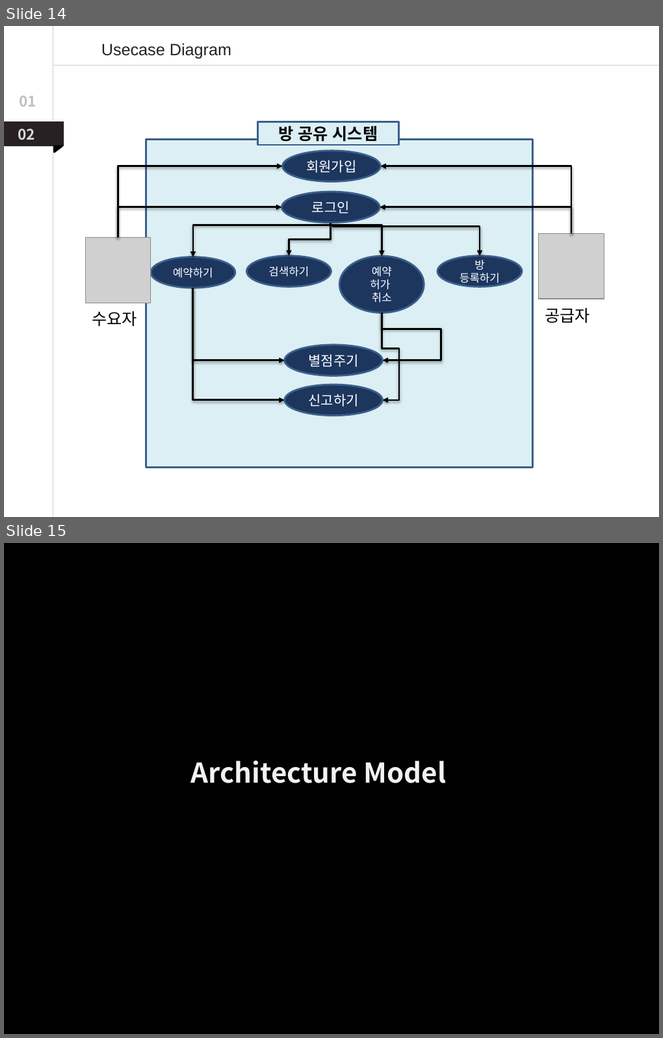
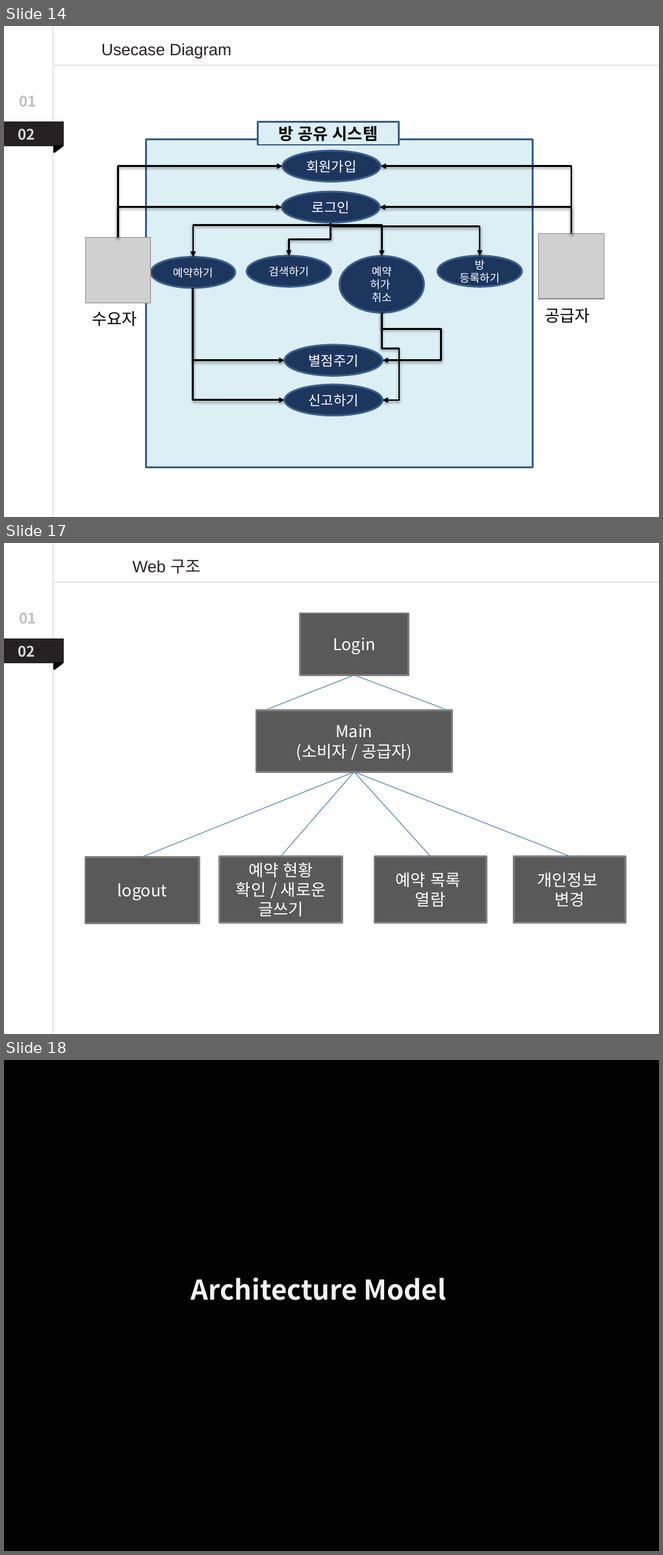
Before and after one commit to DaeunYoon/6team, a slide deck: 6조 발표자료.pptx. Shown one above the other, each under a label of ours: slides 14 and 15 before the commit, slides 14, 17 and 18 after it; the slides between them are not shown. The pictures are 663x1038 and 663x1555 pixels, drawn with LibreOffice and Linux fonts; fonts in the diff are those of the drawing; grey boxes stand for pictures. Boxes give left, top, right and bottom in pixels: in the first picture for what was removed or moved away, otherwise in the second. Text is boxed around its words. In the diff, an @@ line names an element or a change of style, - is before the commit and + after.

```diff
--- a/6조 발표자료.pptx
+++ b/6조 발표자료.pptx
@@ slide 17 added at (4,543,659,1034), background #FFFFFF @@
@@ line added from (53, 543) to (53, 1034), #A6A6A6 0.75 pt @@
@@ text added at (133,559,200,574), 18 pt, text #272123 @@
+Web 구조
@@ line added from (659, 582) to (54, 582), #A6A6A6 0.75 pt @@
@@ text added at (19,613,36,624), 16 pt, text #BFBFBF, bold @@
+01
@@ rectangle added at (300,613,408,675), fill #595959, outline #808080 2 pt, 18 pt, text #FFFFFF @@
+Login
@@ rectangle added at (4,639,64,663), fill #272123 @@
@@ text added at (18,646,35,657), 16 pt, text #D9D9D9, bold @@
+02
@@ right triangle added at (54,663,62,669), fill #000000, outline #000000 2 pt @@
@@ line added from (354, 676) to (268, 709), #4B7EBC 0.75 pt @@
@@ line added from (354, 676) to (445, 709), #4B7EBC 0.75 pt @@
@@ rectangle added at (256,710,452,772), fill #595959, outline #808080 2 pt, 18 pt, text #FFFFFF @@
+Main
+(소비자 / 공급자)
@@ line added from (354, 772) to (142, 857), #4B7EBC 0.75 pt @@
@@ line added from (354, 772) to (281, 856), #4B7EBC 0.75 pt @@
@@ line added from (354, 772) to (430, 856), #4B7EBC 0.75 pt @@
@@ line added from (570, 856) to (354, 772), #4B7EBC 0.75 pt @@
@@ rectangle added at (85,857,199,923), fill #595959, outline #808080 2 pt, 18 pt, text #FFFFFF @@
+logout
@@ rectangle added at (220,856,342,923), fill #595959, outline #808080 2 pt, 18 pt, text #FFFFFF @@
+예약 현황 확인 / 새로운 글쓰기
@@ rectangle added at (375,856,487,923), fill #595959, outline #808080 2 pt, 18 pt, text #FFFFFF @@
+예약 목록
+열람
@@ rectangle added at (514,856,626,923), fill #595959, outline #808080 2 pt, 18 pt, text #FFFFFF @@
+개인정보
+변경
@@ what was slide 15 is now slide 18 @@
```
Also in this commit, not shown: 3 slides changed, 2 other slides added.
